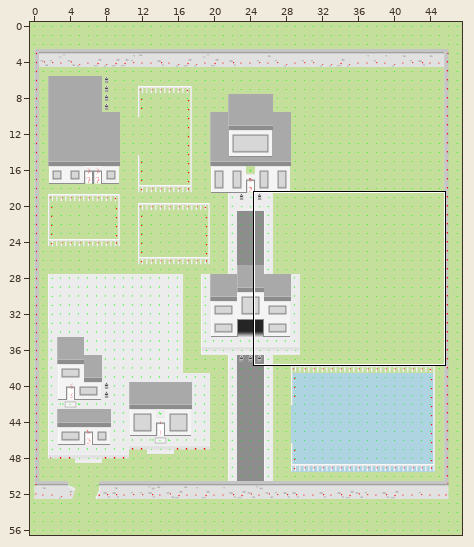
One commit to this Tiled map: maps/village.tmx. The picture above shows the old version from afar; the outline marks the close-up.
Close-up. Old version:
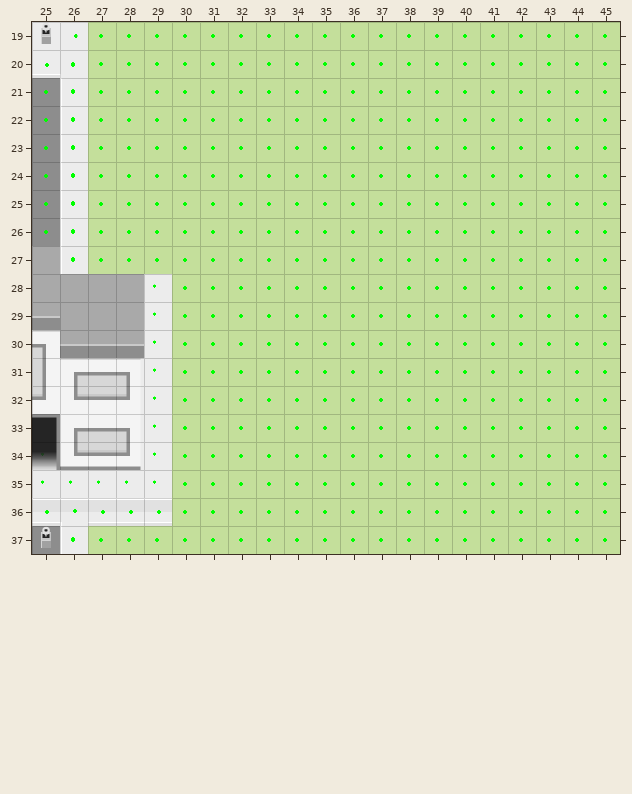
Cells are 32x32 px. Shown: x 25..45, y 19..37. The commit also changed other parts of the map, which this record leaves out.
Now the later version:
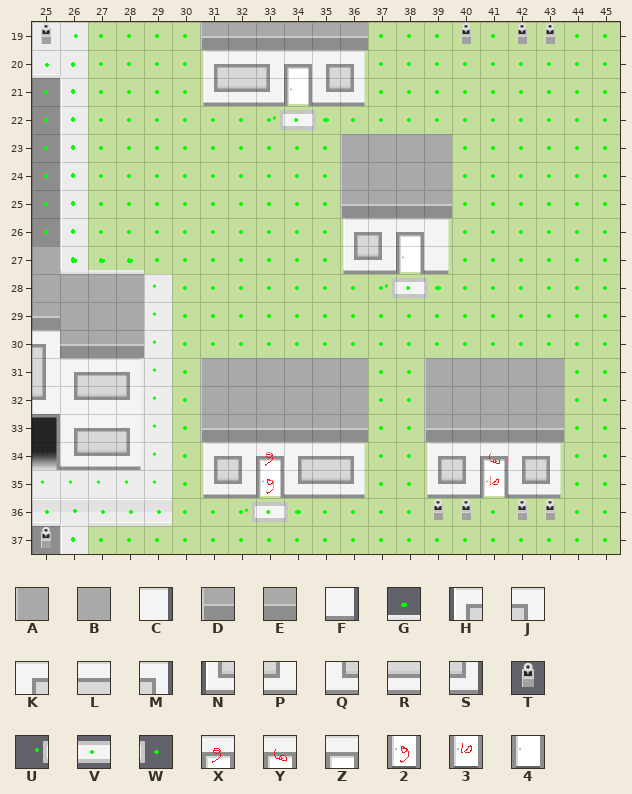
Key: from "tileset_village": A 0, B 1, C 3, D 20, E 21, F 23, G 25, H 40, J 41, K 43, L 44, M 45, N 80, P 81, Q 83, R 84, S 85, T 104, U 123, V 124, W 125, X 153, Y 154, Z 155, 2 193, 3 194, 4 195.
_ is an empty cell.
Changes in this commit:
Layer "ground2":
Tile 2 is added in row 35 at x 33.
Tile 3 is added in row 35 at x 41.
Tile 4 is added in row 21 at x 34; in row 27 at x 38.
Tile A is added in row 24 at x 36; in row 32 at x 31 and 39.
Tile B is added in row 24 at x 37 to 39; in row 32 at x 32 to 36 and 40 to 43.
Tile C is added in row 26 at x 39.
Tile D is added in row 19 at x 31; in row 25 at x 36; in row 33 at x 31 and 39.
Tile E is added in row 19 at x 32 to 36; in row 25 at x 37 to 39; in row 33 at x 32 to 36 and 40 to 43.
Tile F is added in row 27 at x 39.
Tile G is added in row 27 at x 26 to 28.
Tile H is added in row 20 at x 31; in row 26 at x 36; in row 34 at x 31 and 39.
Tile J is added in row 20 at x 33; in row 26 at x 37; in row 34 at x 32 and 40.
Tile K is added in row 20 at x 35; in row 34 at x 34 and 42.
Tile L is added in row 20 at x 32; in row 34 at x 35.
Tile M is added in row 20 at x 36; in row 34 at x 36 and 43.
Tile N is added in row 21 at x 31; in row 27 at x 36; in row 35 at x 31 and 39.
Tile P is added in row 21 at x 33; in row 27 at x 37; in row 35 at x 32 and 40.
Tile Q is added in row 21 at x 35; in row 35 at x 34 and 42.
Tile R is added in row 21 at x 32; in row 35 at x 35.
Tile S is added in row 21 at x 36; in row 35 at x 36 and 43.
Tile T is added in row 19 at x 40 and 42 to 43; in row 36 at x 39 to 40 and 42 to 43.
Tile U is added in row 22 at x 33; in row 28 at x 37; in row 36 at x 32.
Tile V is added in row 22 at x 34; in row 28 at x 38; in row 36 at x 33.
Tile W is added in row 22 at x 35; in row 28 at x 39; in row 36 at x 34.
Tile X is added in row 34 at x 33.
Tile Y is added in row 34 at x 41.
Tile Z is added in row 20 at x 34; in row 26 at x 38.
Layer "foreground":
Tile A is added in row 23 at x 36; in row 31 at x 31 and 39.
Tile B is added in row 23 at x 37 to 39; in row 31 at x 32 to 36 and 40 to 43.
Where, in picture pixels (left, top, right, bottom), the same in both close-ups:
added: (200, 22, 452, 298)
added: (461, 22, 471, 44)
added: (517, 22, 555, 44)
added: (60, 259, 144, 274)
added: (200, 358, 368, 522)
added: (424, 358, 564, 520)
